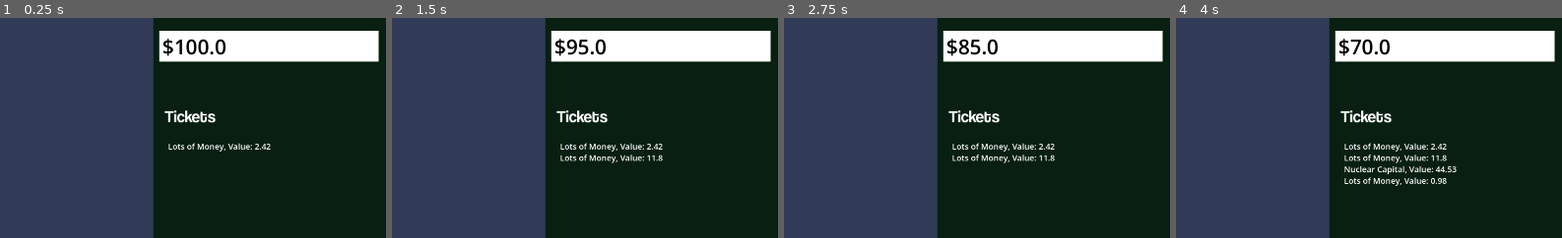
Above: before the commit, frames 1-4 (left to right).
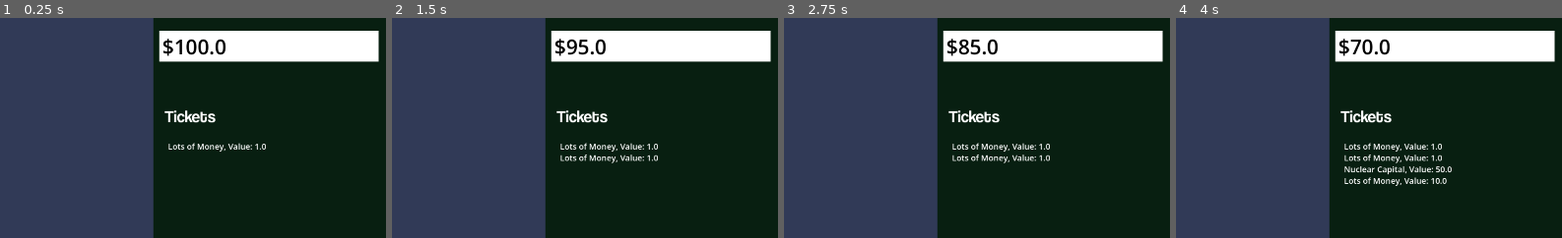
Above: after the commit, the same moments.

Repository: Hien-Trinh/ScratchOff
Game: Godot game, scene res://shop_menu.tscn
Two runs of this game, one before a commit and one after it. Both use one fixed random seed, a clock stepped at 60 frames per second and the inputs below. This scene is started directly instead of the project's main scene.
Inputs:
- Up to frame 1 (0.25 s): no input
- Up to frame 2 (1.5 s): click "$5.0" at 0.5 s; click "$20.0" at 1.25 s
- Up to frame 3 (2.75 s): click "$10.0" at 2 s
- Up to frame 4 (4 s): click "$10.0" at 2.75 s; click "$5.0" at 3.5 s
The pictures show only the part of the screen within x 50-100%, y 0-50%; the shares and areas given below are measured in that part.

The runs differ from the first frame. In frame 1, less than 0.1% of the frame differs, in the area x 66-71%, y 57-60%; in frame 2, 0.1%; in frame 3, 0.1%; in frame 4, 0.3%, in the area x 66-73%, y 57-76%.

Commit message:
Fixed naming convention

Diff:
--- a/scripts/buy_item.gd
+++ b/scripts/buy_item.gd
@@ -5,7 +5,6 @@
 @export var buy_texture : Texture2D
 @export var is_upgrade : bool
 
-@export var item_max_payout : float # Sam refactor this
 # Only used for ticket items
 var upgrade_already_owned : bool
 # Only used for upgrades
--- a/scripts/item.gd
+++ b/scripts/card_item.gd
@@ -1,29 +1,27 @@
-# Rename ts Sam
 extends Node
-class_name Item
+class_name CardItem
 # Class for lottery tickets
 
 var item_value : float:
-	set = set_value, get = get_value
+	set = set_item_value, get = get_item_value
 
 var item_name : String:
 	set = set_item_name, get = get_item_name
 
-var item_texture : Texture
+var item_foil_texture : Texture
 
 func _init(new_name :  String, new_value : float, new_texture : Texture2D):
 	item_name = new_name
 	item_value = new_value
-	item_texture = new_texture
-	# item_foil_texture & item_reward_texture
+	item_foil_texture = new_texture
 
-func get_value():
+func get_item_value():
 	return item_value
 
 func get_item_name():
 	return item_name
 
-func set_value(new_value):
+func set_item_value(new_value):
 	item_value = new_value
 
 func set_item_name(new_name):
--- a/scripts/game_manager.gd
+++ b/scripts/game_manager.gd
@@ -3,6 +3,8 @@
 @onready var ticketList = Array()
 @onready var upgrade_dict = {}
 @onready var ticket_template_dict = {}
+
+@onready var valueArray = [1, 5, 10, 25, 50, 100, 500, 1000]
 
 var rng = RandomNumberGenerator.new()
 var balance : float :
@@ -23,9 +25,9 @@
 func _process(_delta):
 	pass
 
-func add_ticket(item : Item):
+func add_ticket(cardItem : CardItem):
 	# Add item to ticketList Array
-	ticketList.append(item)
+	ticketList.append(cardItem)
 	# Broadcast updated Array to EventBus with corresponding signal
 	EventBus.ticket_inventory_updated.emit(ticketList)
 
@@ -60,13 +62,15 @@
 		upgrade_dict[upgrade_name].set_is_active(true)
 		print(upgrade_name + " is active: " + str(upgrade_dict[upgrade_name].get_is_active()))
 		EventBus.upgrade_inventory_updated.emit()
+
 # Runs at startup.
 # Adds one of every Item to the ticket_template_dict{} dictionary.
 func init_ticket_dict():
 	var lom_texture = preload("res://assets/cards/lots-of-money.png")
-	ticket_template_dict["LotsOfMoney"] = ["Lots of Money", 20, lom_texture]
+	ticket_template_dict["LotsOfMoney"] = ["Lots of Money", 0, 2, lom_texture]
+	# Integers correspond to indexes in valueArray[]
 	var nc_texture = preload("res://assets/cards/NuclearCapital180.png")
-	ticket_template_dict["NuclearCapital"] = ["Nuclear Capital", 50, nc_texture]
+	ticket_template_dict["NuclearCapital"] = ["Nuclear Capital", 2, 4, nc_texture]
 
 func init_upgrade_dict():
 	var mult1_texture = preload("res://assets/upgrades/temp_up.svg")
@@ -77,9 +81,9 @@
 	if(ticket_template_dict.has(ticket_key)):
 		var ticketInfo = ticket_template_dict.get(ticket_key)
 		var ticket_name = ticketInfo[0]
-		# min_value SAMMMMMM
-		var max_value = ticketInfo[1]
-		var texture = ticketInfo[2]
-		var act_val = snappedf(rng.randf_range(0.0, max_value) * mult, 0.01)
-		return Item.new(ticket_name, act_val, texture)
+		var min_value = ticketInfo[1]
+		var max_value = ticketInfo[2]
+		var foil_texture = ticketInfo[3]
+		var act_val = valueArray[rng.randi_range(min_value, max_value)]
+		return CardItem.new(ticket_name, act_val, foil_texture)
 	else: return null
--- a/shop_menu.tscn
+++ b/shop_menu.tscn
@@ -62,7 +62,6 @@
 buy_cost = 5.0
 buy_name = "LotsOfMoney"
 buy_texture = ExtResource("2_f8gav")
-item_max_payout = 20.0
 metadata/_edit_use_anchors_ = true
 
 [node name="TicketHeader" type="Label" parent="Tickets" unique_id=832677860]
@@ -185,7 +184,6 @@
 buy_cost = 10.0
 buy_name = "NuclearCapital"
 buy_texture = ExtResource("2_qejid")
-item_max_payout = 20.0
 metadata/_edit_use_anchors_ = true
 
 [node name="Label" type="Label" parent="." unique_id=1783742071]
Not shown, changed: assets/Fonts/Coolvetica Rg.otf.import
Renamed: scripts/item.gd.uid -> scripts/card_item.gd.uid
